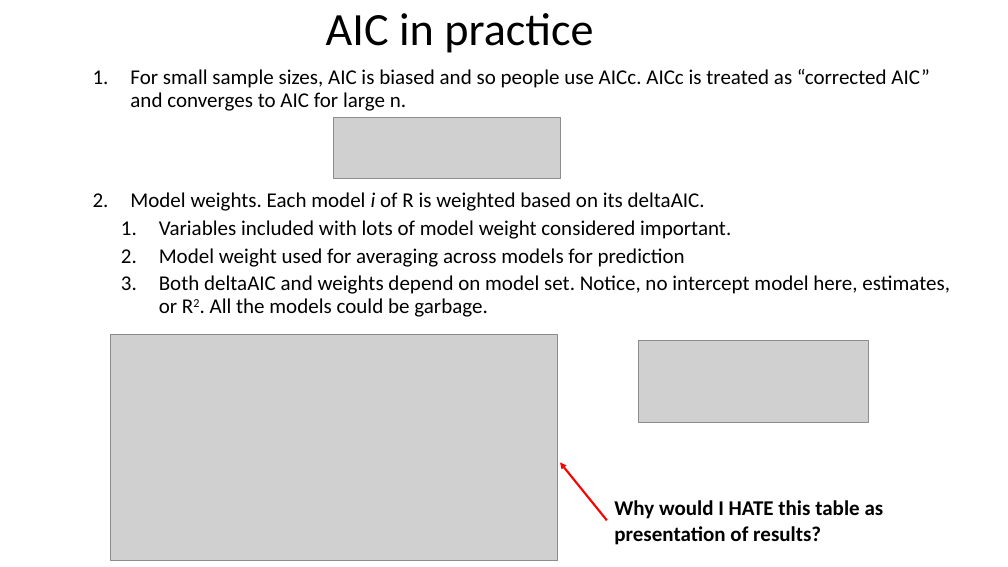
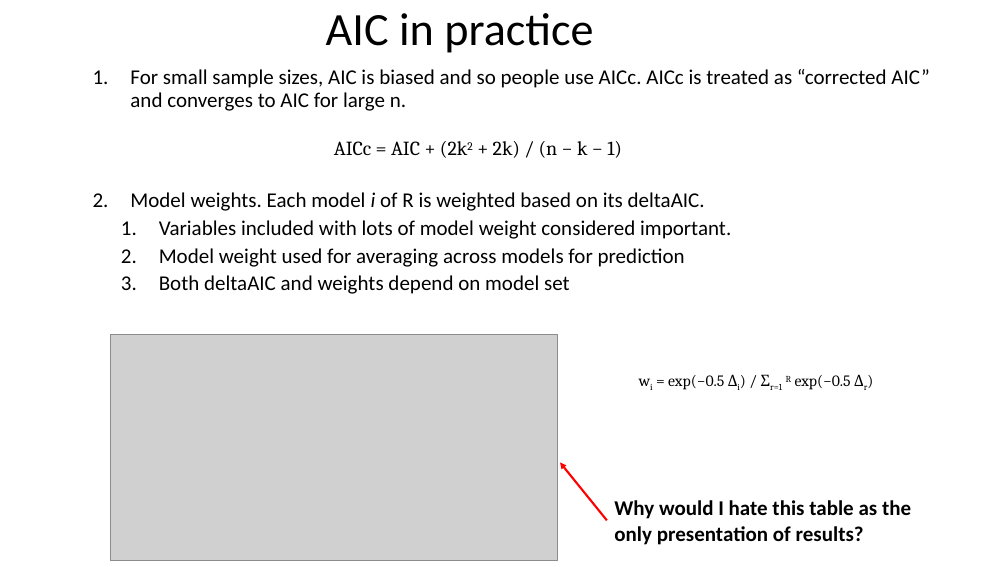
Before and after one commit to taaltree/FW536, a slide deck: slide 33 of Day3_MixedModels_ModelSelection/FW536_Day3_Afternoon_hypothesis test and model selection.pptx (slide 35 before the commit). Drawn at 1008x567 pixels with LibreOffice and Linux fonts; fonts in the diff are those of the drawing; grey boxes stand for pictures. Boxes give left, top, right and bottom in pixels: in the first picture for what was removed or moved away, otherwise in the second. Text is boxed around its words. In the diff, an @@ line names an element or a change of style, - is before the commit and + after.

```diff
--- a/Day3_MixedModels_ModelSelection/FW536_Day3_Afternoon_hypothesis test and model selection.pptx
+++ b/Day3_MixedModels_ModelSelection/FW536_Day3_Afternoon_hypothesis test and model selection.pptx
@@ picture removed at <box>334,117,560,178</box> @@
@@ text added at <box>334,141,622,158</box>, 19 pt, text #000000 @@
+AICc = AIC + (2k2 + 2k) / (n − k − 1)
@@ text at <box>159,275,570,294</box>: text changed @@
-  3. Both deltaAIC and weights depend on model set. Notice, no intercept model here, estimates, or R2. All the models could be garbage.
+  3. Both deltaAIC and weights depend on model set
@@ picture removed at <box>639,341,868,423</box> @@
@@ text added at <box>668,375,851,390</box>, 15 pt, text #000000 @@
+wi = exp(−0.5 Δi) / Σr=1 R exp(−0.5 Δr)
@@ text at <box>614,500,911,545</box>: text changed @@
-Why would I HATE this table as presentation of results?
+Why would I hate this table as the only presentation of results?
```
Also in this commit, not shown: 7 other slides changed, 16 slides added, 25 slides removed, 8 other files.
